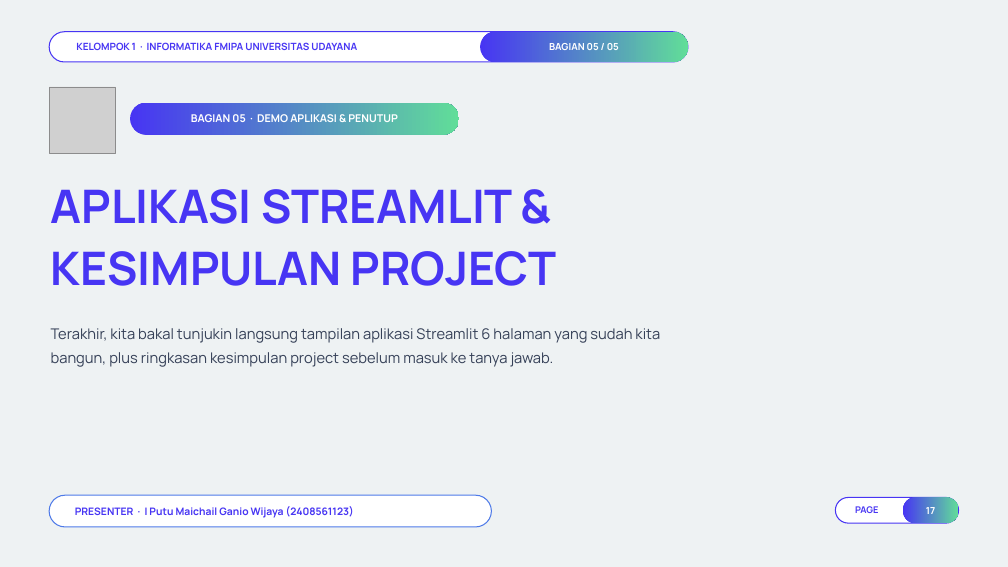
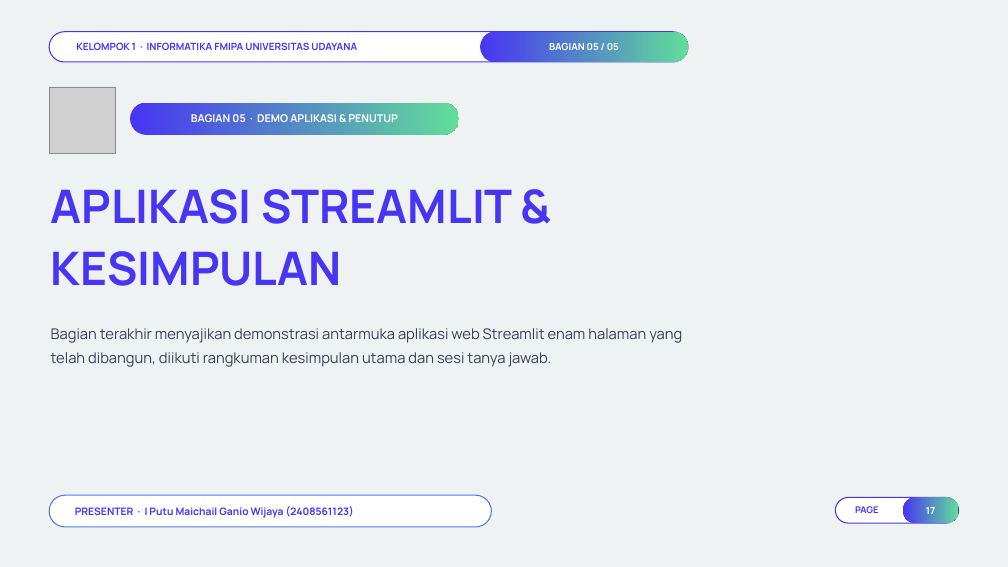
Before and after one commit to Niel-1/Water-Quality-Decision, a slide deck: slide 17 of docs/Presentasi_Final_Project_TLF_Kelompok_1.pptx. Drawn at 1008x567 pixels with LibreOffice and Linux fonts; fonts in the diff are those of the drawing; grey boxes stand for pictures; background and template pictures are left out. Boxes give left, top, right and bottom in pixels: in the first picture for what was removed or moved away, otherwise in the second. Text is boxed around its words. In the diff, an @@ line names an element or a change of style, - is before the commit and + after.

```diff
--- a/docs/Presentasi_Final_Project_TLF_Kelompok_1.pptx
+++ b/docs/Presentasi_Final_Project_TLF_Kelompok_1.pptx
@@ text at (51,251,342,286): text changed @@
-KESIMPULAN PROJECT
+KESIMPULAN
@@ text at (51,328,682,367): text changed @@
-Terakhir, kita bakal tunjukin langsung tampilan aplikasi Streamlit 6 halaman yang sudah kita bangun, plus ringkasan kesimpulan project sebelum masuk ke tanya jawab.
+Bagian terakhir menyajikan demonstrasi antarmuka aplikasi web Streamlit enam halaman yang telah dibangun, diikuti rangkuman kesimpulan utama dan sesi tanya jawab.
```
Also in this commit, not shown: 19 other slides changed, 1 other file.
